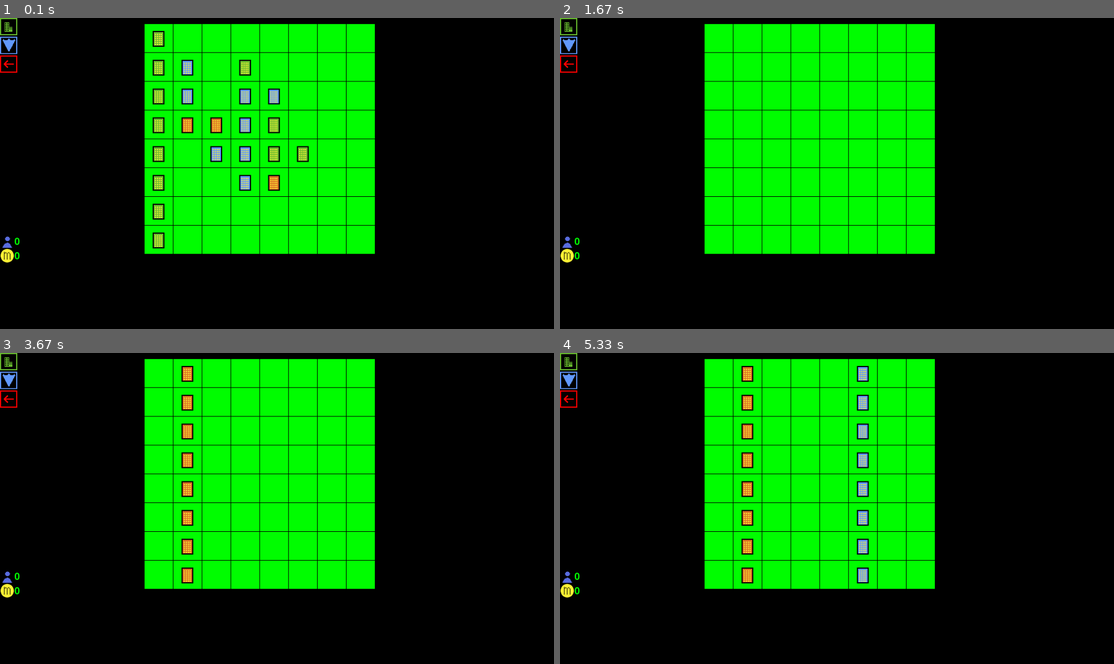
Above: before the commit, frames 1-4 (two rows, left to right).
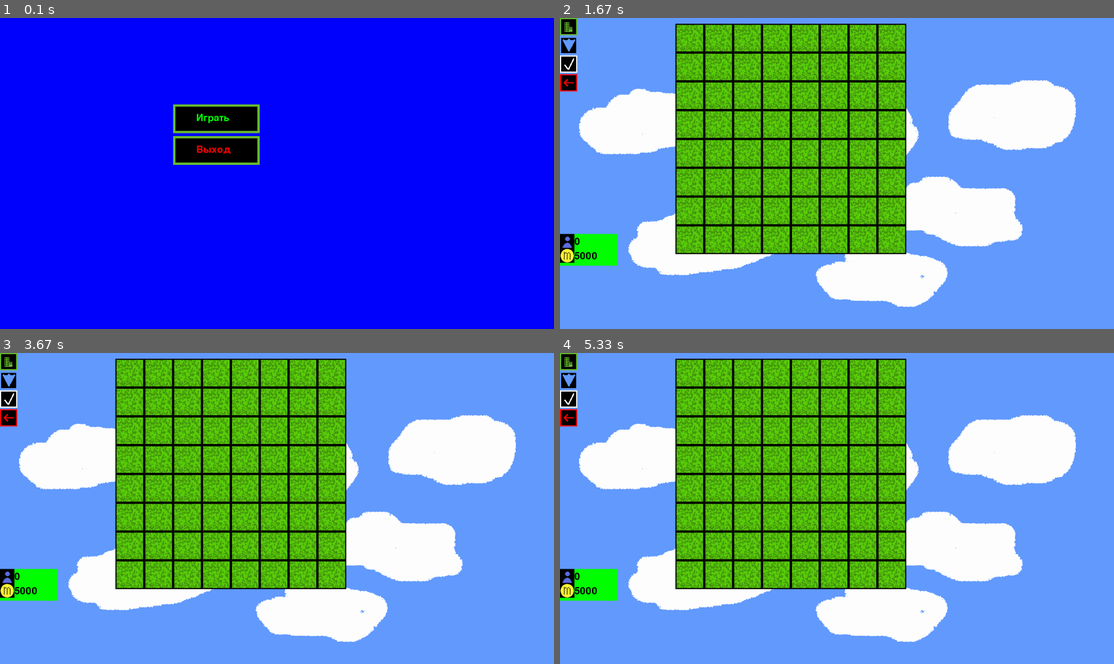
Above: after the commit, the same moments.

Repository: NoxLite/pygame_ya
Game: pygame game, started from main.py
Two runs of this game, one before a commit and one after it. Both use one fixed random seed, a clock stepped at 60 frames per second and the inputs below.
Inputs (mouse positions are in pixels of both pictures, inside the frame that each line leads up to):
- Up to frame 1 (0.1 s): no input
- Up to frame 2 (1.67 s): click (776, 117) at 0.38 s, where only the run after the commit has a clickable "Играть"; click (687, 36) at 0.72 s; hold C 1-1.47 s
- Up to frame 3 (3.67 s): click (199, 443) at 3.55 s
- Up to frame 4 (5.33 s): click (981, 480) at 3.88 s; click (1008, 502) at 4.22 s; click (953, 452) at 4.55 s; click (676, 449) at 4.88 s; click (859, 496) at 5.22 s

The runs differ from the first frame. In frame 1, 100% of the frame differs, in the area x 0-100%, y 0-100%; in frame 2, 99%; in frame 3, 99%; in frame 4, 99%.

Commit message:
2 версия: -меню(1 версия)

Diff:
--- a/main.py
+++ b/main.py
@@ -5,97 +5,85 @@
 pygame.init()
 pygame.font.init()
 buttons_clicked = [False, False, False]
+
 all_houses = pygame.sprite.Group()
 all_buttons = pygame.sprite.Group()
 all_another_sprites = pygame.sprite.Group()
-map = [elem[:-1].split(' ') for elem in open('map.txt', 'r').readlines()]
-choise_map = [['*', '*', '*', '*', '*', '*', '*', '*']] * 8
+all_cells_sprites = pygame.sprite.Group()
+menu_sprites = pygame.sprite.Group()
+info_file = [elem[:-1].split(' ') for elem in open('map.txt', 'r').readlines()]
+map = info_file[:-2]
 houses = ['home_1.png', 'home_2.png', 'home_3.png']
 choise = 1
 types = {1: 'Ничего', 2: 'Дом', 'c': 'Очистить карту'}
 types_defeat = {1: 'Пушки', 2: 'Армия', 3: 'Ряд танков', 4: 'Самолеты'}
 choise_defeat = 1
-mojo = 0
-peoples = 0
-
-class Board:
-    def __init__(self, width, height):
-        global map
-        global choise_map
-        self.choise_map = choise_map
-        self.map = map
+mojo = int(info_file[-2][0])
+peoples = int(info_file[-1][0])
+font = pygame.font.Font(None, 50)
+screen = pygame.display.set_mode((1920, 1080), pygame.FULLSCREEN)
+
+
+class Map:
+    def __init__(self, width, height, size, x, y):
         self.width = width
         self.height = height
-        self.left = 500
-        self.top = 20
-        self.cell_size = 100
-        self.builds = [0]
-        self.rectes = {}
-
-    def render(self, screen):
-        x = self.left
-        y = self.top
-        for i in range(len(self.map)):
-            for j in range(len(self.map[i])):
-                self.rectes[f'{i}; {j}'] = [x + self.cell_size, y + self.cell_size]
-                if self.choise_map[i][j] == '*':
-                    pygame.draw.rect(screen, 'green', (x, y, self.cell_size, self.cell_size))
-                    pygame.draw.rect(screen, 'black', (x, y, self.cell_size, self.cell_size), 1)
-                else:
-                    pygame.draw.rect(screen, '#cffc03', (x, y, self.cell_size, self.cell_size))
-                    pygame.draw.rect(screen, 'black', (x, y, self.cell_size, self.cell_size), 1)
-                house(x + 20, y + 20, i, j)
-                x += self.cell_size
-            x = self.left
-            y += self.cell_size
-
-    def get_click(self, mouse_pos, screen, choise):
-        self.choise = choise
-        self.on_click(mouse_pos)
-
-    def on_click(self, pos):
-        for elem in self.rectes.keys():
-            if self.rectes[elem][0] - self.cell_size <= pos[0] <= self.rectes[elem][0] \
-                    and self.rectes[elem][1] - self.cell_size <= pos[1] <= self.rectes[elem][1]:
-                key = elem.split('; ')
-                print(elem)
-                if self.choise == 1:
-                    if self.map[int(key[0])][int(key[1])] == '*':
-                        self.map[int(key[0])][int(key[1])] = 'h' + random.choice(houses)[-5]
-                break
-
-    def get_peoples(self):
-        return self.builds[0]
-
-    def motion(self, pos):
-        self.choise_map = [['*', '*', '*', '*', '*', '*', '*', '*'],
-                           ['*', '*', '*', '*', '*', '*', '*', '*'],
-                           ['*', '*', '*', '*', '*', '*', '*', '*'],
-                           ['*', '*', '*', '*', '*', '*', '*', '*'],
-                           ['*', '*', '*', '*', '*', '*', '*', '*'],
-                           ['*', '*', '*', '*', '*', '*', '*', '*'],
-                           ['*', '*', '*', '*', '*', '*', '*', '*'],
-                           ['*', '*', '*', '*', '*', '*', '*', '*']]
-        for elem in self.rectes.keys():
-            if self.rectes[elem][0] - self.cell_size <= pos[0] <= self.rectes[elem][0] \
-                    and self.rectes[elem][1] - self.cell_size <= pos[1] <= self.rectes[elem][1]:
-                key = elem.split('; ')
-                self.choise_map[int(key[0])][int(key[1])] = 'cur'
-                break
+        self.size = size
+        self.coords_map = []
+        self.x_cell = 0
+        self.y_cell = 0
+        self.row = 0
+        self.col = 0
+        for i in range(width):
+            one = []
+            for j in range(height):
+                sprite = Cell(x + size * i, y + size * j)
+                all_cells_sprites.add(sprite)
+                one.append([x + size * i, y + size * j])
+            self.coords_map.append(one)
+
+    def get_click(self, mouse_pos):
+        for i in range(self.width):
+            for j in range(self.height):
+                x = self.coords_map[i][j][0]
+                y = self.coords_map[i][j][1]
+                if x < mouse_pos[0] < x + self.size and y < mouse_pos[1] < y + self.size:
+                    self.y_cell = y
+                    self.x_cell = x
+                    self.row = i
+                    self.row = j
+                    return True
+
+    def place(self, choise):
+        if choise == 2:
+            global map
+            map[self.row][self.col] = 'h' + str(random.randint(1, 3))
+            render_house(self.x_cell, self.y_cell, self.row, self.col)
+
+
+class Cell(pygame.sprite.Sprite):
+    def __init__(self, x, y):
+        super().__init__()
+        self.image = load_image('grass_texture.png')
+        self.rect = self.image.get_rect()
+        self.rect.x = x
+        self.rect.y = y
+        self.image.convert()
 
 
 class Button(pygame.sprite.Sprite):
-    def __init__(self, name_image, pos_x, pos_y, position):
+    def __init__(self, name_image, pos_x, pos_y, size1, size2):
         self.x = pos_x
         self.y = pos_y
-        self.position = position
+        self.size = (size1, size2)
         super().__init__()
         self.image = load_image(f'buttons_test\{name_image}')
+        self.image.convert()
         self.rect = self.image.get_rect().move(pos_x, pos_y)
         self.is_clicked = False
 
     def update(self, pos_mouse):
-        if self.x <= pos_mouse[0] <= self.x + 60 and self.y <= pos_mouse[1] <= self.y + 60:
+        if self.x <= pos_mouse[0] <= self.x + self.size[0] and self.y <= pos_mouse[1] <= self.y + self.size[1]:
             self.is_clicked = True
         else:
             self.is_clicked = False
@@ -110,21 +98,34 @@
         self.y = y
         self.stat = stat
         super().__init__()
-        self.image = load_image(f'buttons_test\{image}')
+        self.image = load_image(f'buttons_test\{image}').convert()
         self.rect = self.image.get_rect()
         self.rect.x = x
         self.rect.y = y
-        font = pygame.font.Font(None, 50)
-        self.stat = font.render(str(stat), True, 'green')
+        self.font = pygame.font.Font(None, 50)
+        self.stat = self.font.render(str(stat), True, 'black')
 
     def render(self, screen):
+        pygame.draw.rect(screen, 'green', (self.x, self.y, 200, 60), 0)
         screen.blit(self.stat, (self.x + 50, self.y + 10))
+
+    def change_stat(self, stat):
+        self.stat = self.font.render(str(stat), True, 'black')
+
+
+class House(pygame.sprite.Sprite):
+    def __init__(self, x, y, row, col, map):
+        super().__init__()
+        self.image = load_image('home_' + str(map[row][col][1]) + '.png')
+        self.image.convert()
+        self.rect = self.image.get_rect()
+        self.rect.x = x
+        self.rect.y = y
 
 
 def render_choise_hoses(scr):
     global choise
     global types
-    font = pygame.font.Font(None, 50)
     keys = [elem for elem in types.keys()]
     for i in range(len(types.keys())):
         if choise == keys[i]:
@@ -137,10 +138,9 @@
 def render_choise_defeat(screen):
     global choise_defeat
     global types_defeat
-    font = pygame.font.Font(None, 50)
     keys = [elem for elem in types_defeat.keys()]
     for i in range(len(types_defeat.keys())):
-        if choise == keys[i]:
+        if choise_defeat == keys[i]:
             text = font.render(f'{keys[i]} {types_defeat[keys[i]]}', True, 'yellow')
         else:
             text = font.render(f'{keys[i]} {types_defeat[keys[i]]}', True, 'blue')
@@ -153,17 +153,19 @@
     return image
 
 
-def house(x, y, row, col):
+def render_house(x, y, row, col):
     global all_houses
     global houses
     global map
     if map[row][col] != '*':
-        sprite = pygame.sprite.Sprite()
-        sprite.image = load_image('home_' + str(map[row][col][1]) + '.png')
-        sprite.rect = sprite.image.get_rect()
-        sprite.rect.x = x
-        sprite.rect.y = y
+        sprite = House(x, y, row, col, map)
         all_houses.add(sprite)
+
+
+def create_houses(x, y, row, col, size):
+    for i in range(row):
+        for j in range(col):
+            render_house(x + i * size, y + j * size, i, j)
 
 
 def clear_map():
@@ -171,23 +173,12 @@
     return cl_map
 
 
-peoples_png = Stat(0, 750, peoples, 'peoples.png')
-money_png = Stat(0, 800, mojo, 'mojo.png')
-house_button = Button('homes.png', 0, 0, 0)
-defeat_button = Button('defeat.png', 0, 65, 0)
-escape_button = Button('escape.png', 0, 130, 0)
-all_buttons.add(house_button)
-all_buttons.add(escape_button)
-all_buttons.add(defeat_button)
-all_another_sprites.add(money_png)
-all_another_sprites.add(peoples_png)
-running = True
-if __name__ == '__main__':
-    pygame.init()
-    screen = pygame.display.set_mode((1920, 1080), pygame.FULLSCREEN)
-    board = Board(8, 8)
+def game():
+    pygame.display.update()
+    global running, choise, flag, map, all_houses, mojo
+    board = Map(8, 8, 100, 400, 20)
+    create_houses(400, 20, 8, 8, 100)
     while running:
-        screen.fill('black')
         for event in pygame.event.get():
             if event.type == pygame.QUIT:
                 running = False
@@ -200,21 +191,21 @@
                     if defeat_button.is_clicked:
                         choise_defeat = event.key - 48
                 if event.key == pygame.K_c:
-                    board.map = clear_map()
+                    map = clear_map()
                     all_houses = pygame.sprite.Group()
             if event.type == pygame.MOUSEBUTTONDOWN:
-                board.get_click(event.pos, screen, choise)
+                if board.get_click(event.pos):
+                    board.place(choise)
                 all_buttons.update(event.pos)
-        map = board.map
-        peoples = board.get_peoples()
-        board.render(screen)
-
+        screen.fill('black')
+        screen.blit(background, (0, 0))
+        all_cells_sprites.draw(screen)
         all_houses.draw(screen)
         all_buttons.draw(screen)
 
-        all_another_sprites.draw(screen)
         money_png.render(screen)
         peoples_png.render(screen)
+        all_another_sprites.draw(screen)
 
         if house_button.is_clicked:
             render_choise_hoses(screen)
@@ -223,14 +214,68 @@
             render_choise_defeat(screen)
             defeat_button.draw_choise(screen)
         if escape_button.is_clicked:
+            menu()
+            pygame.display.update()
+        if quest_button.is_clicked:
+            mojo += 100
+            money_png.change_stat(mojo)
+            quest_button.draw_choise(screen)
+            quest_button.is_clicked = False
+        pygame.display.flip()
+
+
+def menu():
+    pygame.display.update()
+    global running
+    while running:
+        for event in pygame.event.get():
+            if event.type == pygame.QUIT:
+                running = False
+            if event.type == pygame.MOUSEBUTTONDOWN:
+                menu_sprites.update(event.pos)
+            if event.type == pygame.KEYDOWN:
+                if event.key == 27:
+                    running = False
+        screen.fill('blue')
+        text_1 = font.render('Играть', True, 'green')
+        text_2 = font.render('Выход', True, 'red')
+        menu_sprites.draw(screen)
+        screen.blit(text_1, (680, 330))
+        screen.blit(text_2, (680, 440))
+        if play_menu_button.is_clicked:
+            game()
+            pygame.display.update()
+        if escape_menu_button.is_clicked:
             running = False
-            escape_button.draw_choise(screen)
         pygame.display.flip()
 
+
+peoples_png = Stat(0, 750, peoples, 'peoples.png')
+money_png = Stat(0, 800, mojo, 'mojo.png')
+house_button = Button('homes.png', 0, 0, 60, 60)
+defeat_button = Button('defeat.png', 0, 65, 60, 60)
+quest_button = Button('quest.png', 0, 130, 60, 60)
+escape_button = Button('escape.png', 0, 195, 60, 60)
+play_menu_button = Button('play.png', 600, 300, 300, 100)
+escape_menu_button = Button('play.png', 600, 410, 300, 100)
+background = load_image('background.png')
+all_buttons.add(house_button)
+all_buttons.add(escape_button)
+all_buttons.add(defeat_button)
+all_buttons.add(quest_button)
+all_another_sprites.add(money_png)
+all_another_sprites.add(peoples_png)
+menu_sprites.add(play_menu_button)
+menu_sprites.add(escape_menu_button)
+running = True
+if __name__ == '__main__':
+    menu()
 file = open('map.txt', 'w')
 s = ''
 for elem in map:
     s += ' '.join(elem) + '\n'
 file.seek(0, 0)
 file.write(s)
+file.write(str(mojo) + '\n')
+file.write(str(peoples) + '\n')
 file.close()
--- a/map.txt
+++ b/map.txt
@@ -1,8 +1,10 @@
+h2 * * * * * * *
 h1 * * * * * * *
-h1 h2 * h1 * * * *
-h1 h2 * h2 h2 * * *
-h1 h3 h3 h2 h1 * * *
-h1 * h2 h2 h1 h1 * *
-h1 * * h2 h3 * * *
+h3 * * * * * * *
 h1 * * * * * * *
-h1 * * * * * * *
+h2 * * * * * * *
+h3 * * * * * * *
+* * * * * * * *
+* * * * * * * *
+5000
+0
--- /dev/null
+++ b/начальная карта в случае багов(не трогать).txt
@@ -0,0 +1,10 @@
+********
+********
+********
+********
+********
+********
+********
+********
+0
+0
Binary file added: data/background.png
Binary file added: data/buttons_test/play.png
Binary file added: data/buttons_test/quest.png
Binary file changed: data/grass_texture.png
Empty file added: Новый текстовый документ.txt
